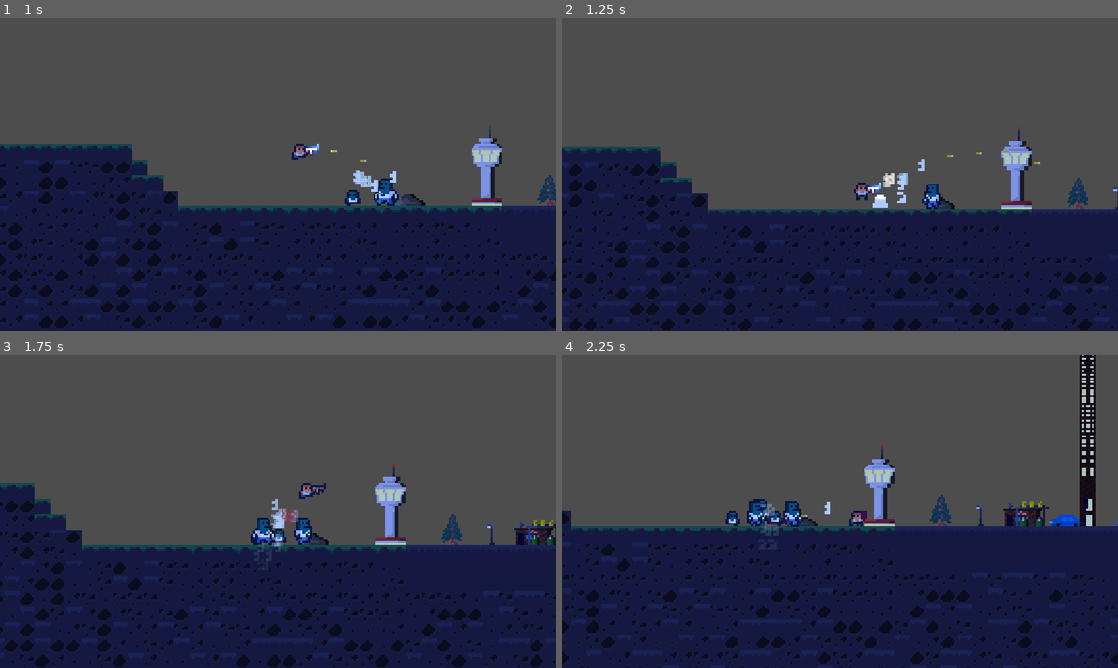
Above: before the commit, frames 1-4 (two rows, left to right).
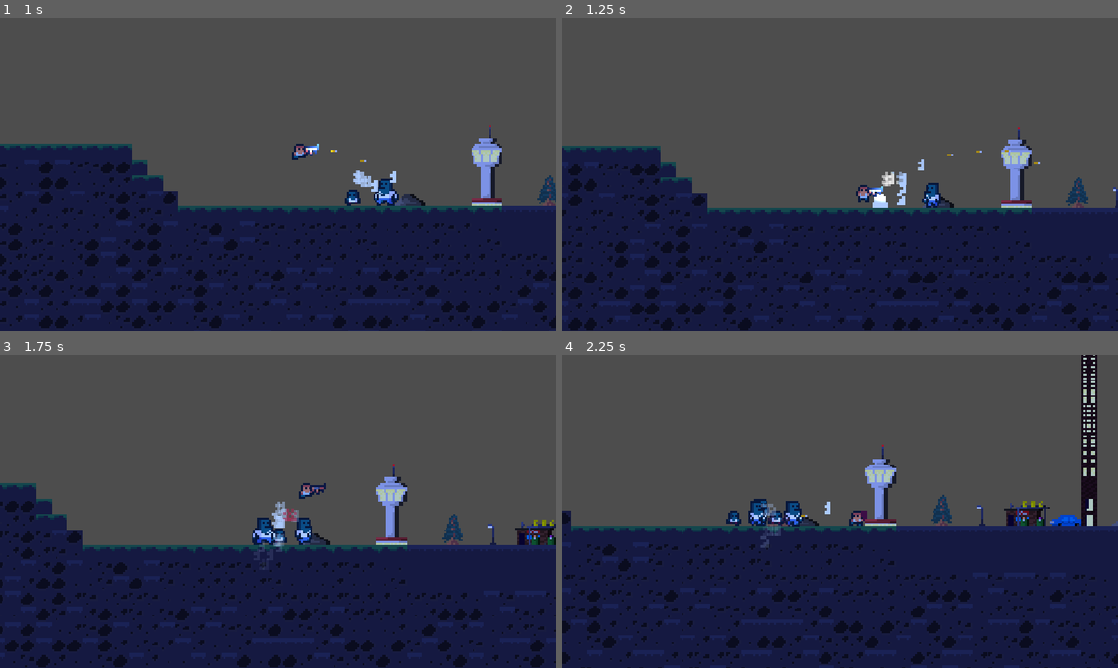
Above: after the commit, the same moments.

Repository: OllieBlomfield/zombie_game
Game: Godot game, scene res://scenes/levels/World.tscn
The game is run twice, just before and just after one commit, with the same random seed, the same clock (stepped at 60 frames per second) and the same inputs.
Inputs:
- Up to frame 1 (1 s): hold D (right) from 0.53 s (still down); hold M (attack) from 0.53 s (still down); tap Space (jump) at 0.77 s
- Up to frame 2 (1.25 s): keep holding D (right); keep holding M (attack)
- Up to frame 3 (1.75 s): keep holding D (right); release M (attack) at 1.28 s; tap M (attack) at 1.35 s; tap Space (jump) at 1.52 s
- Up to frame 4 (2.25 s): release D (right) at 2.03 s; hold A (left) from 2.03 s (still down); hold M (attack) from 2.03 s (still down); tap R (next_weapon) at 2.1 s

Frame 1 is identical in both runs. In frame 2, 2.7% of the frame differs, in the area x 0-100%, y 38-100%; in frame 3, 2.2%; in frame 4, 3.2%, in the area x 0-100%, y 0-100%.

Commit message:
zombie attack cooldown

Diff:
--- a/scenes/objects/player.tscn
+++ b/scenes/objects/player.tscn
@@ -14,10 +14,11 @@
 [sub_resource type="CircleShape2D" id="CircleShape2D_54rde"]
 radius = 4.0
 
-[node name="Player" type="CharacterBody2D" unique_id=1359689479 node_paths=PackedStringArray("health", "hurtbox") groups=["player"]]
+[node name="Player" type="CharacterBody2D" unique_id=1359689479 node_paths=PackedStringArray("camera", "health", "hurtbox") groups=["player"]]
 z_index = 5
 collision_mask = 4
 script = ExtResource("1_a8lix")
+camera = NodePath("Camera2D")
 health = NodePath("Health")
 hurtbox = NodePath("HurtBox")
 
--- a/scenes/objects/zombie.tscn
+++ b/scenes/objects/zombie.tscn
@@ -101,7 +101,7 @@
 metadata/_custom_type_script = "uid://bcrt8c45areik"
 
 [node name="HitBox" type="Area2D" parent="." unique_id=1811941341]
-scale = Vector2(0.7570505, 0.7570505)
+scale = Vector2(0.7, 0.7)
 collision_layer = 0
 script = ExtResource("4_cutmx")
 damage = 1
@@ -146,4 +146,8 @@
 sprite_frames = SubResource("SpriteFrames_2eyec")
 animation = &"death"
 
+[node name="AttackCooldownTimer" type="Timer" parent="." unique_id=146307673]
+one_shot = true
+
+[connection signal="body_entered" from="HitBox" to="." method="_on_hit_box_body_entered"]
 [connection signal="area_entered" from="ZoneDetector" to="." method="_on_zone_detector_area_entered"]
--- a/scripts/objects/zombie.gd
+++ b/scripts/objects/zombie.gd
@@ -21,6 +21,7 @@
 
 @onready var animated_sprite_2d: AnimatedSprite2D = $AnimatedSprite2D
 @onready var wall_detector: RayCast2D = $WallDetector
+@onready var attack_cooldown_timer: Timer = $AttackCooldownTimer
 
 var _flashing: bool = false
 
@@ -31,6 +32,8 @@
 
 enum States { CHASING, ATTACKING, DEAD}
 var state: States = States.CHASING
+
+var can_attack = true
 
 func _ready() -> void:
 	speed = randi_range(50,70)
@@ -100,7 +103,6 @@
 		0,
 		friction * get_physics_process_delta_time()
 	)
-
 func _handle_animation() -> void:
 	var facing_direction: float = sign(player.global_position.x - global_position.x)
 	animated_sprite_2d.flip_h = (facing_direction < 0)
@@ -131,16 +133,26 @@
 		animated_sprite_2d.set_instance_shader_parameter("flash_modifier",0.0)
 
 func _attack_hit(hurtbox: HurtBox):
-	var context: HitContext = HitContext.new()
-	context.damage = damage
-	context.direction = (hurtbox.global_position - global_position).normalized()
-	context.hit_point = global_position
-	context.knockback = knockback
-	context.extra_y_knockback = extra_knockback_y
-	hurtbox.handle_hit(context)
+	if can_attack:
+		var context: HitContext = HitContext.new()
+		context.damage = damage
+		context.direction = (hurtbox.global_position - global_position).normalized()
+		context.hit_point = global_position
+		context.knockback = knockback
+		context.extra_y_knockback = extra_knockback_y
+		hurtbox.handle_hit(context)
+		attack_cooldown()
+
+func attack_cooldown():
+	can_attack = false
+	await get_tree().create_timer(1.0).timeout
+	can_attack = true
+	for area in hitbox.get_overlapping_areas():
+		print(area)
+		if area is HurtBox:
+			_attack_hit(area)
 
 func _on_animation_finished() -> void:
-	print("DONE")
 	if state == States.DEAD: #might be more satisfying to only do this when they land on the ground?
 		var corpse = ZOMBIE_CORPSE.instantiate() as ZombieCorpse
 		corpse.global_position = global_position
@@ -153,3 +165,7 @@
 		jump(player.global_position.y)
 	elif area is DropNode and player.global_position.y > global_position.y + 3:
 		position.y += 5
+
+
+func _on_hit_box_body_entered(body: Node2D) -> void:
+	print("HIT")
